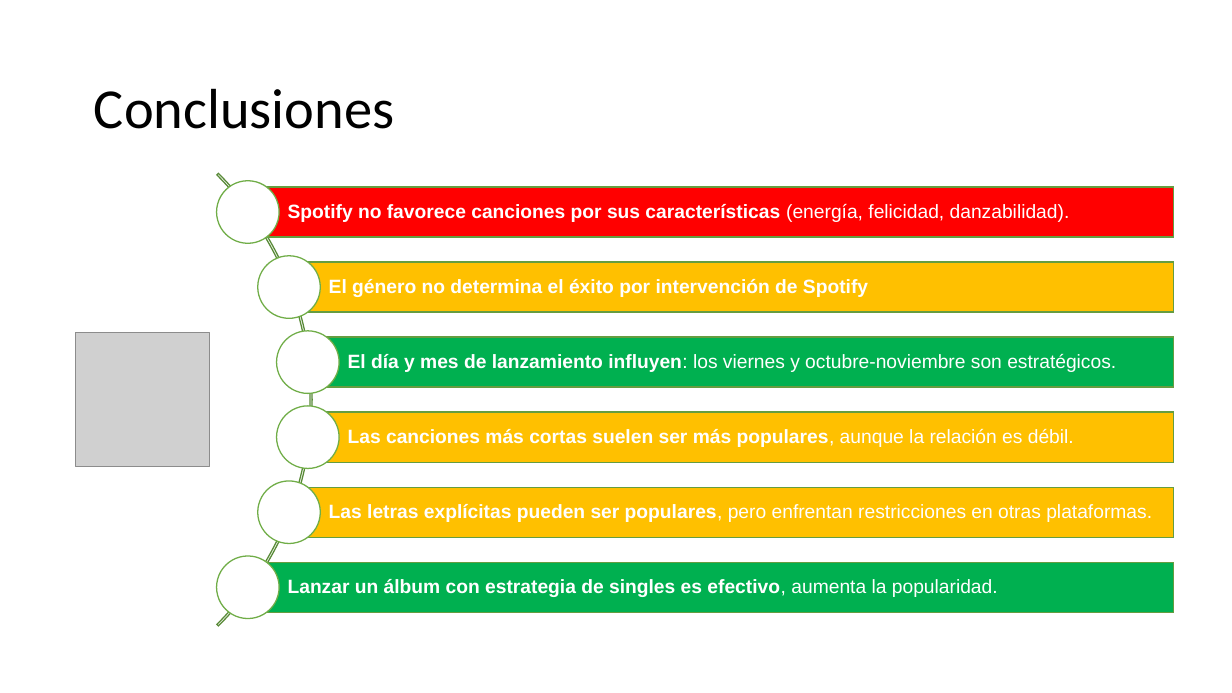
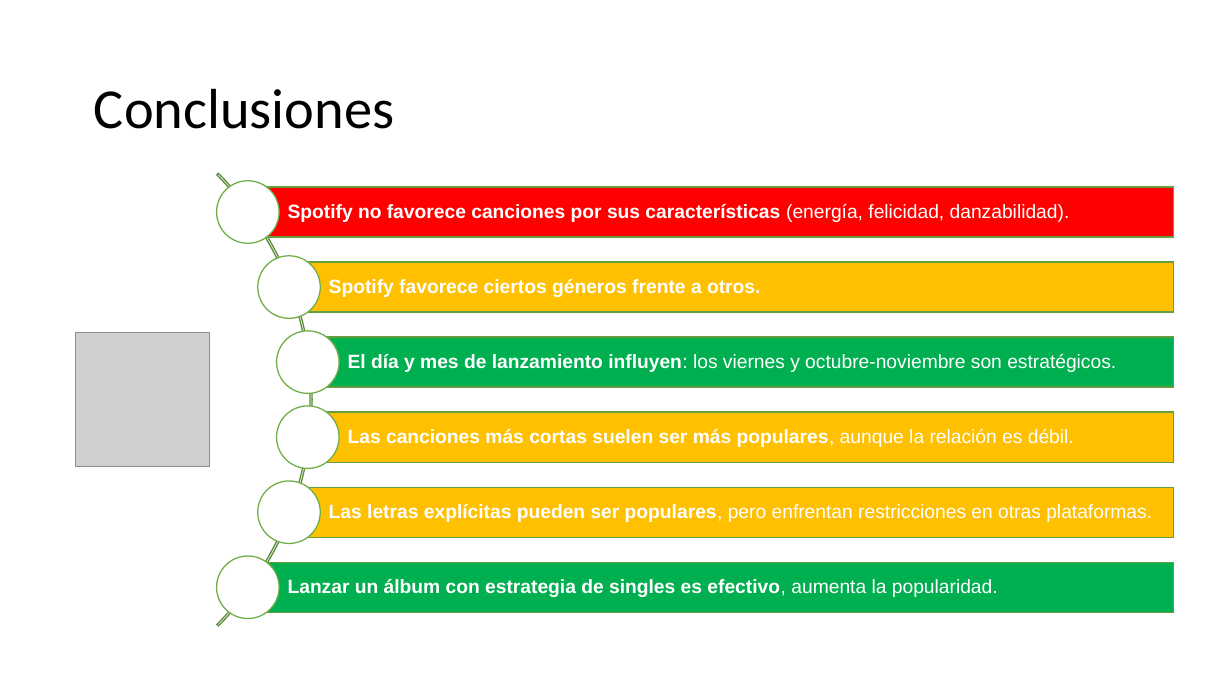
Before and after one commit to anderping/Spotify-EDA, a slide deck: slide 19 of presentacion/Cómo triunfar en Spotify_ANDERPENAVILLALOBOS.pptx. Drawn at 1232x693 pixels with LibreOffice and Linux fonts; fonts in the diff are those of the drawing; grey boxes stand for pictures. Boxes give left, top, right and bottom in pixels: in the first picture for what was removed or moved away, otherwise in the second. Text is boxed around its words. In the diff, an @@ line names an element or a change of style, - is before the commit and + after.

```diff
--- a/presentacion/Cómo triunfar en Spotify_ANDERPENAVILLALOBOS.pptx
+++ b/presentacion/Cómo triunfar en Spotify_ANDERPENAVILLALOBOS.pptx
@@ text at bbox=[329, 279, 760, 297]: text changed @@
-El género no determina el éxito por intervención de Spotify
+Spotify favorece ciertos géneros frente a otros.
```
Also in this commit, not shown: 7 other slides changed, 4 other files.
